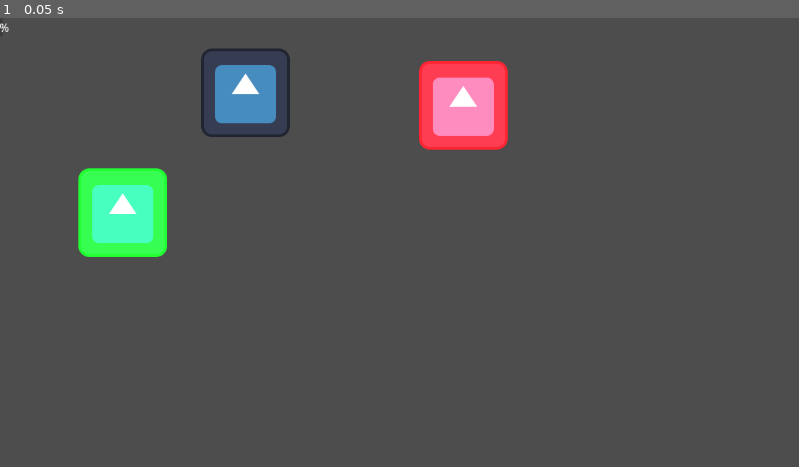
Above: before the commit, frame 1.
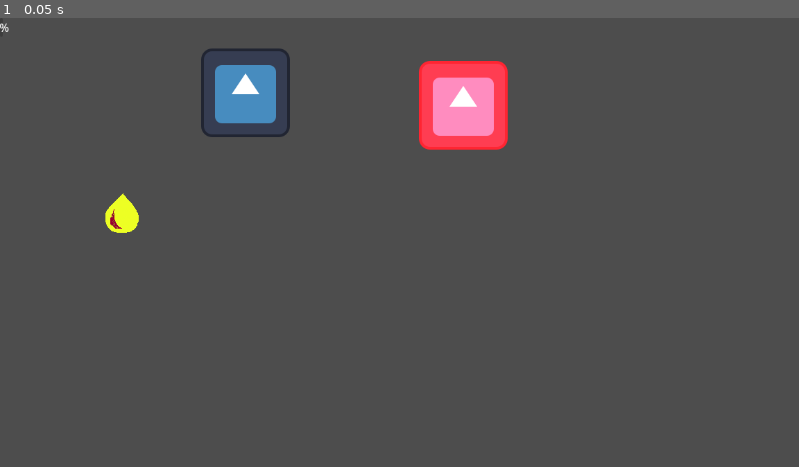
Above: after the commit, the same moment.

Repository: pbagnoud/trijam310
Game: Godot game, scene res://scene/main.tscn
Same seed, same stepped clock (60 frames per second), same inputs: the game is played once before the commit and once after it. The engine's default icon, where the game draws it, is replaced by a stand-in: a white triangle on a blue panel in a dark square.
Inputs:
- Up to frame 1 (0.05 s): no input

The runs differ from the first frame. In frame 1, 2.2% of the frame differs, in the area x 9-21%, y 33-54%.

Commit message:
change food

Diff:
--- a/trijam310/scene/food.tscn
+++ b/trijam310/scene/food.tscn
@@ -1,8 +1,11 @@
 [gd_scene load_steps=2 format=3 uid="uid://da2nanq4k7m4l"]
 
-[ext_resource type="Texture2D" uid="uid://by50rr17l74kq" path="res://asset/icon.svg" id="1_5lv3w"]
+[ext_resource type="Texture2D" uid="uid://rbcf6vp186sy" path="res://asset/blood.png" id="1_u40k6"]
 
 [node name="Food" type="CharacterBody2D"]
 
 [node name="Sprite2D" type="Sprite2D" parent="."]
-texture = ExtResource("1_5lv3w")
+texture = ExtResource("1_u40k6")
+
+[node name="CollisionPolygon2D" type="CollisionPolygon2D" parent="."]
+polygon = PackedVector2Array(0, -28, 22, -1, 23, 16, 12, 28, -9, 29, -17, 26, -25, 15, -25, -1, -15, -13)
Binary file added: trijam310/asset/blood.png
Not shown, added: trijam310/asset/blood.png.import
